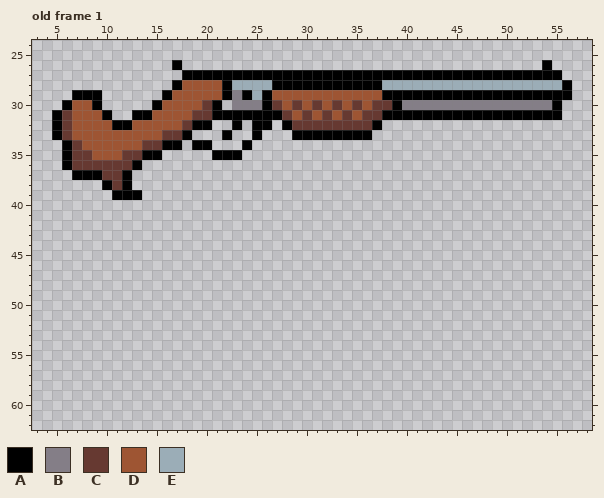
Two versions of one pixel-art file, Assets/_Sprites/Ase/Weapons/Shotgun.aseprite. The picture above was drawn from the file before the commit.
64x64 pixels, 10 frames. Shown: old frame 1: x 3..58, y 24..62.
Visible layers, top first: "mão", "Layer 1".
Palette (. is transparent): A #000000  B #847e87  C #663931  D #9e5533  E #9badb7
Pixels before, old frame 1, first column x 5:
26 ............A....................................A..
27 .............AAAAAAAAAAAAAAAAAAAAAAAAAAAAAAAAAAAAAA.
28 ............ADDDDAEEEEAAAAAAAAAAAEEEEEEEEEEEEEEEEEEA
29 ..AAA......ADDDDDABAEADDDDDDDDDDDAAAAAAAAAAAAAAAAAAA
30 .ADDA.....ADDDDCA.BBBACDCDCDCDCDCCABBBBBBBBBBBBBBBA.
31 ACDDDA..AADDDDCCAAAAAAACDCDCDCDCCAAAAAAAAAAAAAAAAAA.
32 ACDDDDAADDDDDCAA..A.AA.ACCCCCCCCA...................
33 ACDDDDDDDDDCCA...A..A...AAAAAAAA....................
34 .ACDDDDDDCCAA.AA...A................................
35 .ACCDDDCCAA.....AAA.................................
36 .ACCCCCCA...........................................
37 ..AAACCA............................................
38 .....ACA............................................
39 ......AAA...........................................
After the commit:
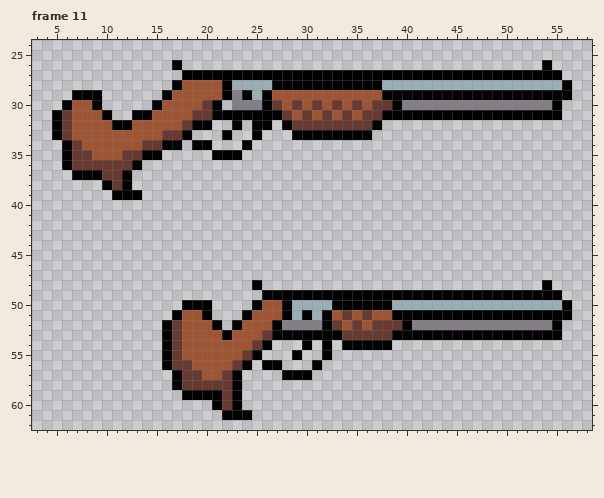
A new or re-ordered frame is compared with the old frame closest to it.
Change:
frames 10 -> 11
Frame 11 is new; against old frame 1, layer "Layer 1":
There is now colour A in row 48 at x 25 and 54; in row 49 at x 26 to 55; in row 50 at x 18 to 20, 25, 28, 33 to 38 and 56; in row 51 at x 17, 20, 24, 28, 30, 32 and 39 to 56; in row 52 at x 16, 21, 23, 27, 32, 40 and 55; in row 53 at x 16, 22, 27 to 33 and 39 to 55.
There is now colour A in row 54 at x 16, 26, 30, 32 and 34 to 38; in row 55 at x 16, 25, 29 and 32; in row 56 at x 16, 24, 26 to 27 and 31; in row 57 at x 17, 23 and 28 to 30; in row 58 at x 17 and 23; in row 59 at x 18 to 21 and 23.
There is now colour A in row 60 at x 21 and 23; in row 61 at x 22 to 24.
There is now colour B in row 52 at x 28 to 31 and 41 to 54.
There is now colour C in row 51 at x 34 and 36; in row 52 at x 17, 33, 35 and 37 to 39; in row 53 at x 17, 26 and 34 to 38; in row 54 at x 17 and 25; in row 55 at x 17 and 24; in row 56 at x 17 to 18 and 23.
There is now colour C in row 57 at x 18 to 19 and 22; in row 58 at x 18 to 22; in rows 59 to 60 at x 22.
There is now colour D in row 50 at x 26 to 27; in row 51 at x 18 to 19, 25 to 27, 33, 35 and 37 to 38; in row 52 at x 18 to 20, 24 to 26, 34 and 36; in row 53 at x 18 to 21 and 23 to 25; in row 54 at x 18 to 24; in row 55 at x 18 to 23.
There is now colour D in row 56 at x 19 to 22; in row 57 at x 20 to 21.
There is now colour E in row 50 at x 29 to 32 and 39 to 55; in row 51 at x 29 and 31.
Boxes around the changes in both pictures, in picture pixels (x1, y1, x2, y2):
added: (162, 280, 572, 420)
